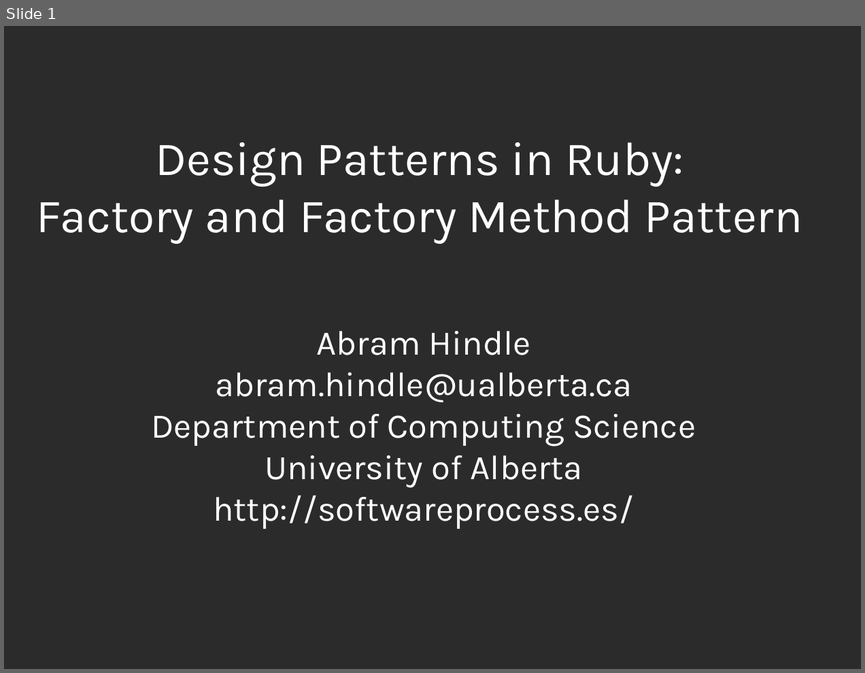
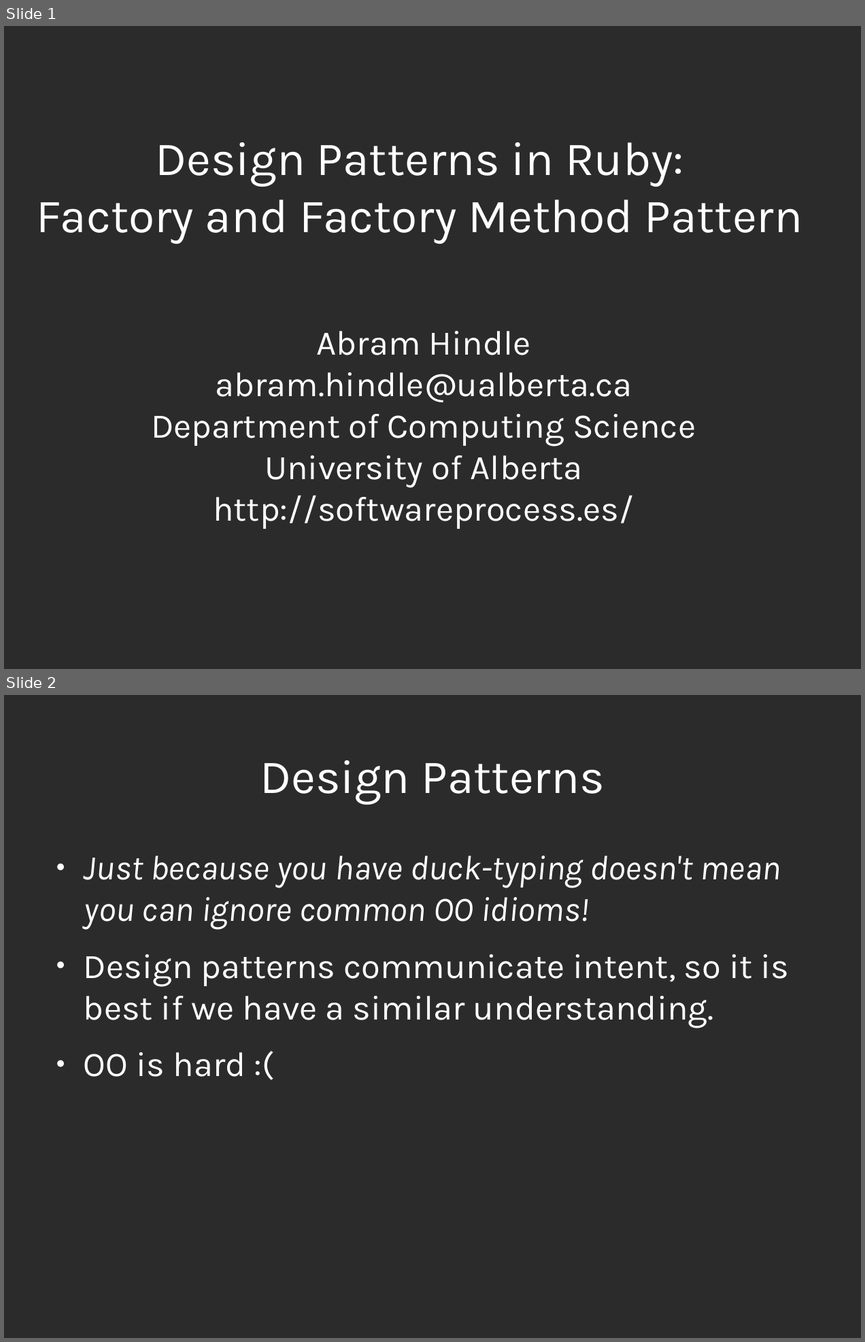
Before and after one commit to abramhindle/ruby-design-patterns, a slide deck: Factory and Factory Method.odp. Shown one above the other, each under a label of ours: slide 1 before the commit, slides 1 and 2 after it. The pictures are 865x673 and 865x1342 pixels, drawn with LibreOffice and Linux fonts; fonts in the diff are those of the drawing; background and template pictures are left out; a plain dark background stands for a picture behind light text. Boxes give left, top, right and bottom in pixels: in the first picture for what was removed or moved away, otherwise in the second. Text is boxed around its words. In the diff, an @@ line names an element or a change of style, - is before the commit and + after.

Commit message:
Factory Pattern

```diff
--- a/Factory and Factory Method.odp
+++ b/Factory and Factory Method.odp
@@ slide 2 added at (4,695,861,1338), background picture (left out) @@
@@ title added at (260,760,604,804), 44 pt, text #FFFFFF @@
+Design Patterns
@@ text added at (84,855,789,1076), 32 pt, text #FFFFFF @@
+● Just because you have duck-typing doesn't mean you can ignore common OO idioms!
+● Design patterns communicate intent, so it is best if we have a similar understanding.
+● OO is hard :(
```
Also in this commit, not shown: 10 other slides added, 1 slide removed, 4 other files.
